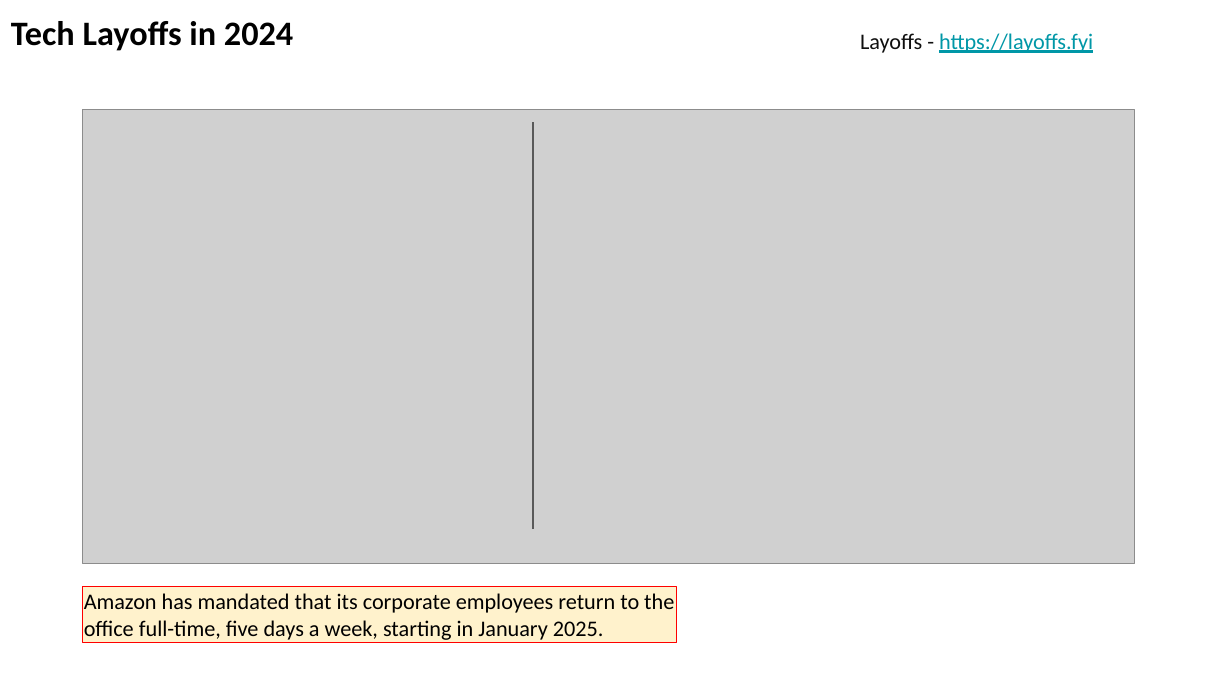
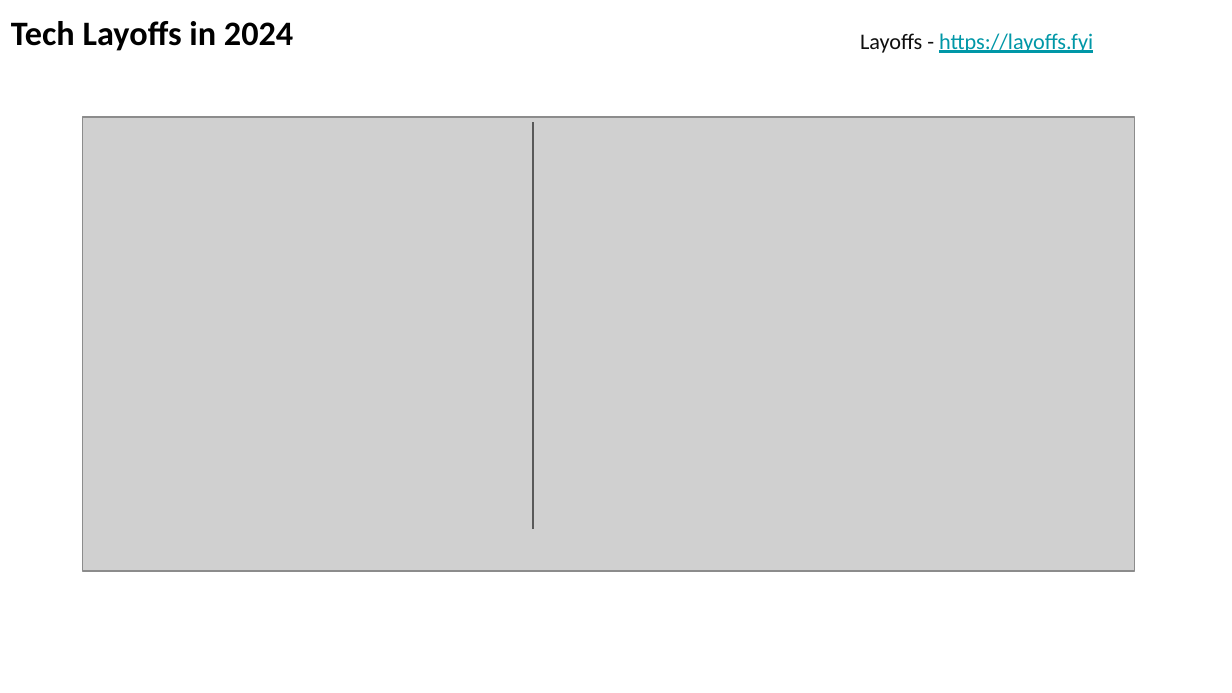
Before and after one commit to lselector/seminar, a slide deck: slide 18 of 2024/2024-09-27-AI-Updates.pptx (slide 13 before the commit). Drawn at 1232x693 pixels with LibreOffice and Linux fonts; fonts in the diff are those of the drawing; grey boxes stand for pictures. Boxes give left, top, right and bottom in pixels: in the first picture for what was removed or moved away, otherwise in the second. Text is boxed around its words. In the diff, an @@ line names an element or a change of style, - is before the commit and + after.

```diff
--- a/2024/2024-09-27-AI-Updates.pptx
+++ b/2024/2024-09-27-AI-Updates.pptx
@@ picture: place and size @@
-picture at (83, 110, 1135, 563)
+picture at (83, 117, 1135, 570)
@@ rectangle removed at (83, 586, 676, 643) @@
-Amazon has mandated that its corporate employees return to the office full-time, five days a week, starting in January 2025.
```
Also in this commit, not shown: 4 other slides changed, 6 slides added, 1 slide removed.
